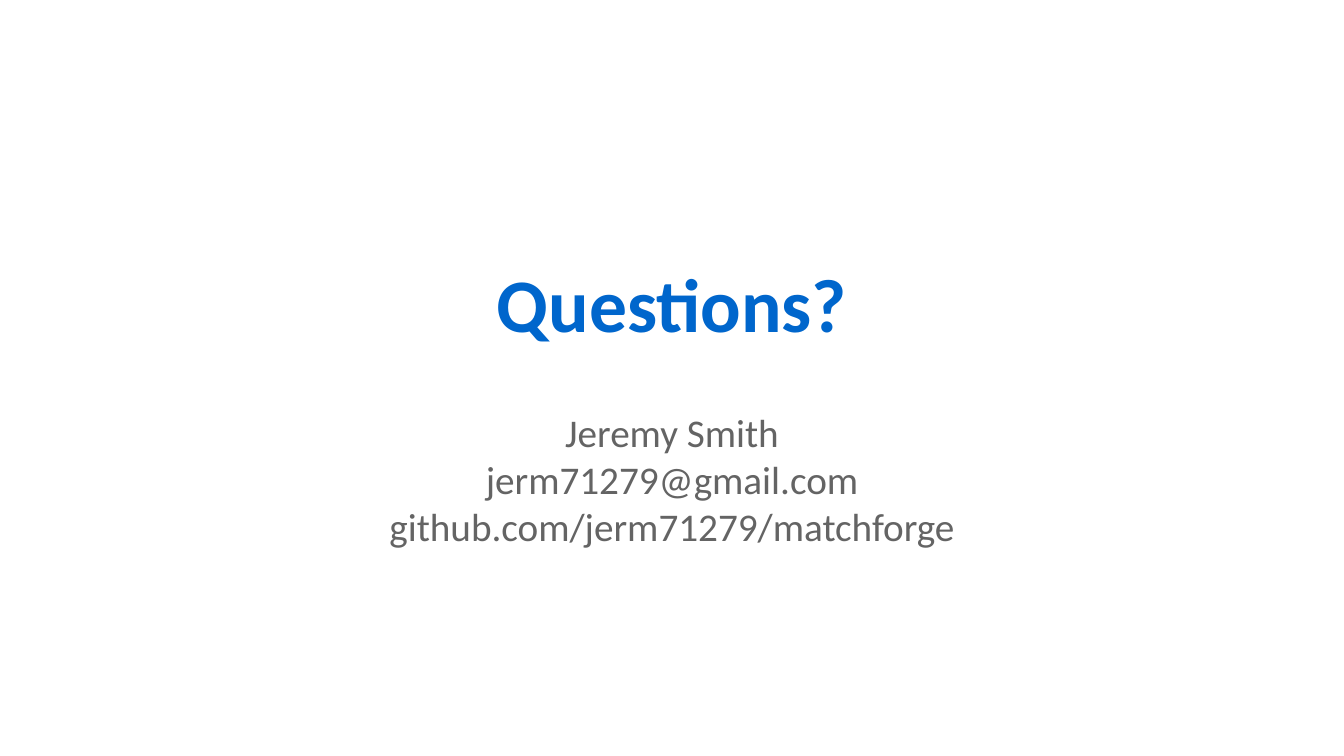
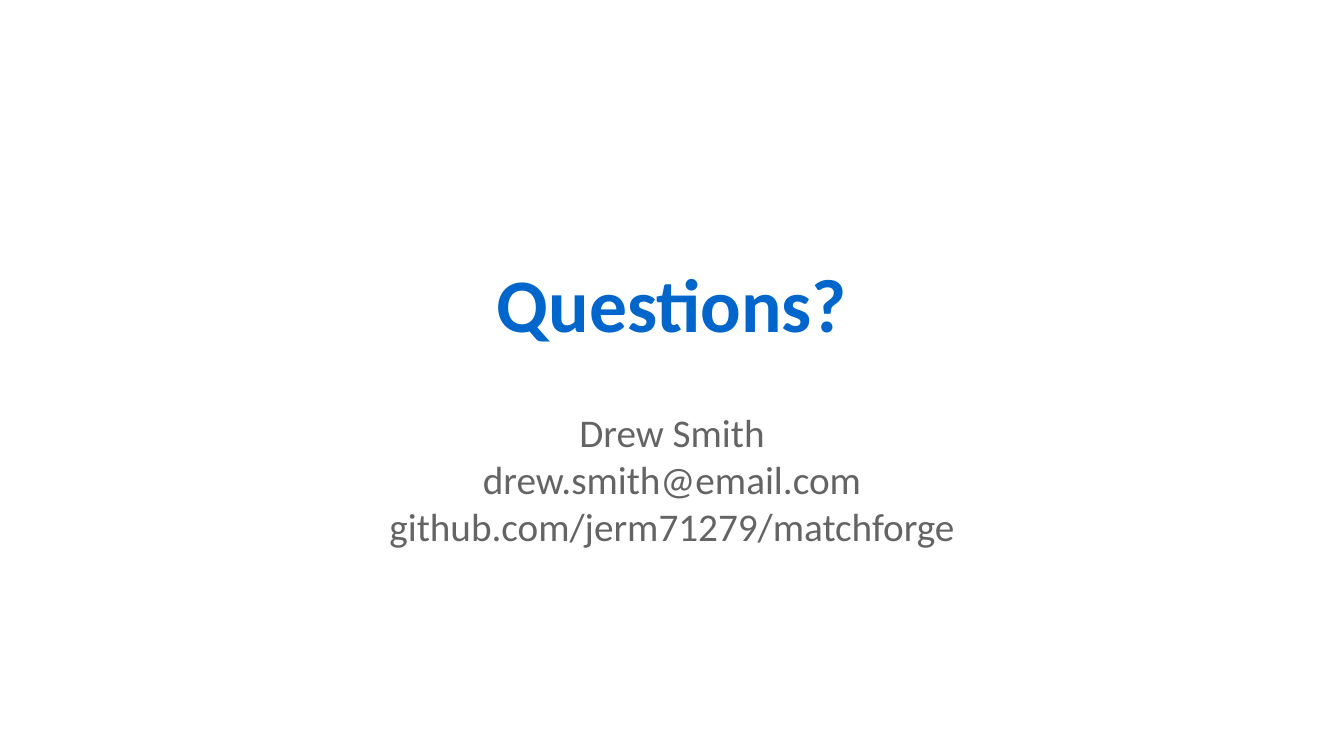
Before and after one commit to jerm71279/matchforge, a slide deck: slide 12 of business_plan/MatchForge_Presentation.pptx. Drawn at 1344x756 pixels with LibreOffice and Linux fonts; fonts in the diff are those of the drawing. Boxes give left, top, right and bottom in pixels: in the first picture for what was removed or moved away, otherwise in the second. Text is boxed around its words. In the diff, an @@ line names an element or a change of style, - is before the commit and + after.

Commit message:
Change presenter name to Drew Smith

```diff
--- a/business_plan/MatchForge_Presentation.pptx
+++ b/business_plan/MatchForge_Presentation.pptx
@@ text at (389,420,954,548): text changed @@
-Jeremy Smith
-jerm71279@gmail.com
-github.com/jerm71279/matchforge
+Drew Smith
+drew.smith@email.com
+github.com/jerm71279/matchforge
```
Also in this commit, not shown: 1 other file.
